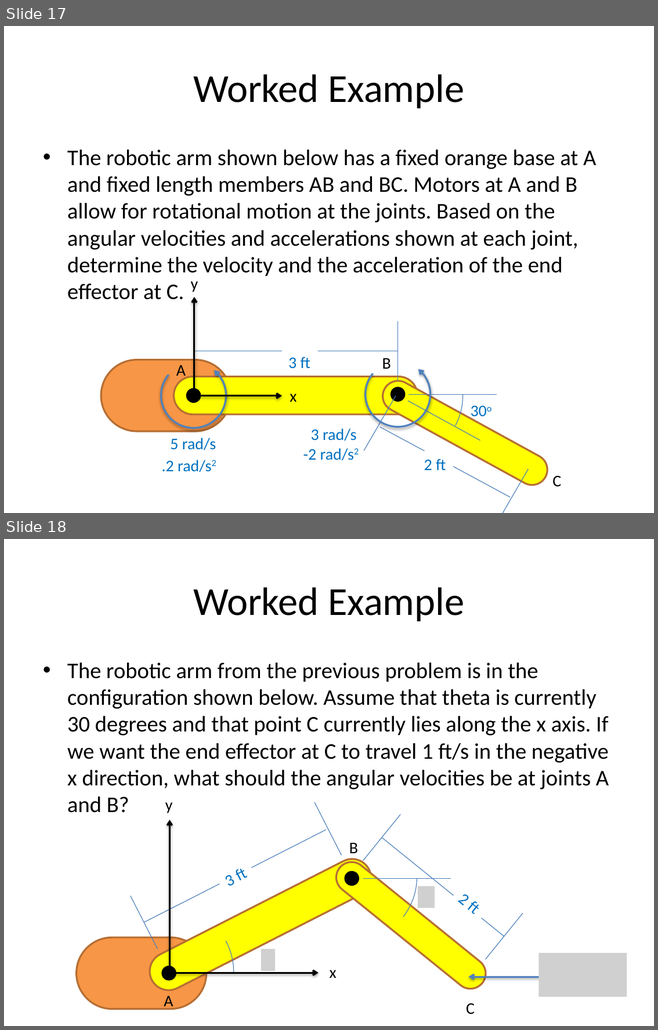
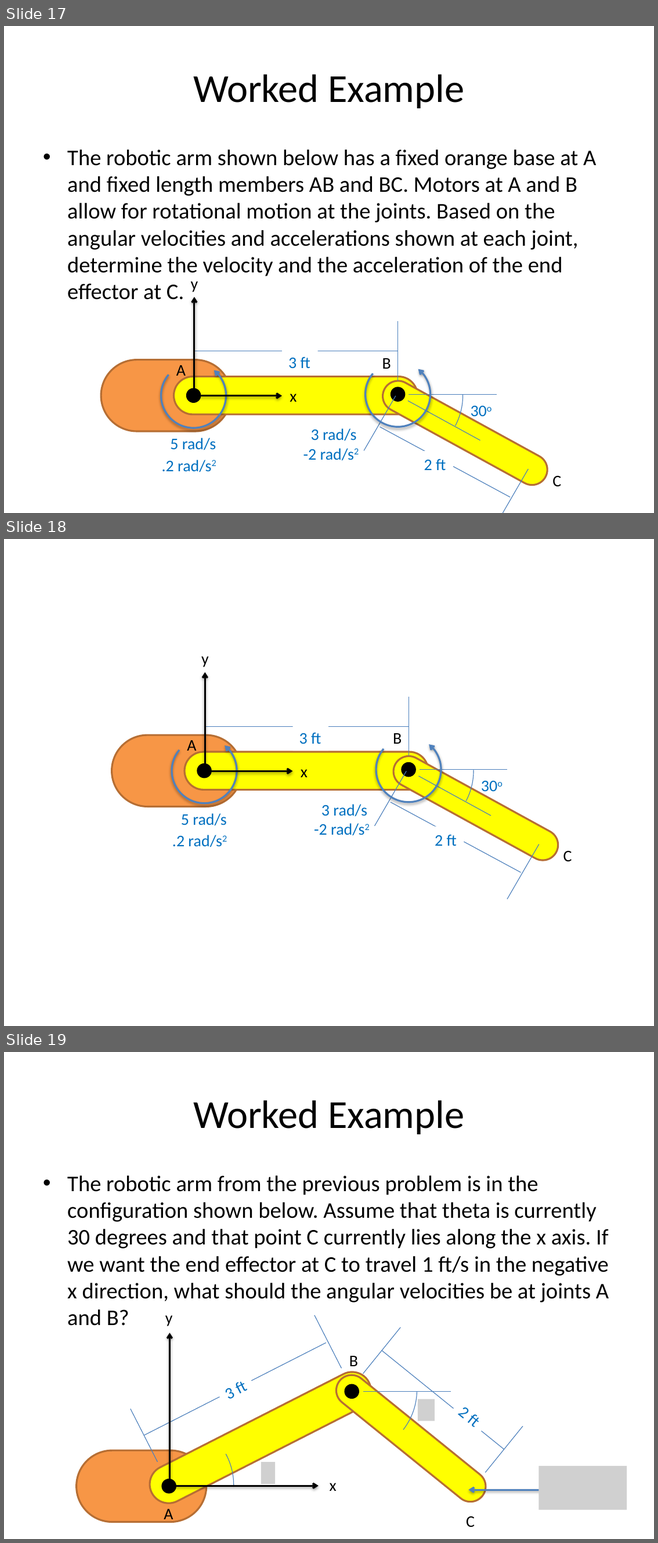
Before and after one commit to JacobMoore/mechanics_textbook, a slide deck: Lecture Slides/VideoLectureSlides/12.6 vector.pptx. Shown one above the other, each under a label of ours: slides 17 and 18 before the commit, slides 17, 18 and 19 after it. The pictures are 658x1030 and 658x1543 pixels, drawn with LibreOffice and Linux fonts; fonts in the diff are those of the drawing; grey boxes stand for pictures. Boxes give left, top, right and bottom in pixels: in the first picture for what was removed or moved away, otherwise in the second. Text is boxed around its words. In the diff, an @@ line names an element or a change of style, - is before the commit and + after.

Commit message:
New video lecture slides for kinematics (12.6, 12.7, 12.8)

```diff
--- a/Lecture Slides/VideoLectureSlides/12.6 vector.pptx
+++ b/Lecture Slides/VideoLectureSlides/12.6 vector.pptx
@@ slide 18 added at (4,539,654,1026), background #FFFFFF @@
@@ text added at (201,656,209,667), 18 pt, text #000000 @@
+y
@@ arrow added from (205, 772) to (205, 672), #000000 2 pt @@
@@ line added from (204, 756) to (204, 697), #4B7EBC 0.75 pt @@
@@ arc (boxed as its full ellipse) added at (343,706,473,836), outline #4B7EBC 0.75 pt @@
@@ line added from (408, 756) to (408, 697), #4B7EBC 0.75 pt @@
@@ line added from (204, 726) to (408, 726), #4B7EBC 0.75 pt @@
@@ rounded rectangle added at (112,735,242,806), fill #F79646, outline #B76F34 2 pt @@
@@ arc (boxed as its full ellipse) added at (172,739,237,803), outline #4F81BD 2 pt @@
@@ text added at (187,740,196,755), 18 pt, text #000000 @@
+A
@@ text added at (299,732,321,744), 18 pt, text #0070C0 @@
+3 ft
@@ arc (boxed as its full ellipse) added at (376,737,441,802), outline #4F81BD 2 pt @@
@@ text added at (393,733,401,744), 18 pt, text #000000 @@
+B
@@ rounded rectangle added at (184,752,428,790), fill #FFFF00, outline #B76F34 2 pt @@
@@ rounded rectangle added at (198,765,210,777), fill #000000, outline #000000 2 pt @@
@@ rounded rectangle added at (388,751,563,866), fill #FFFF00, outline #B76F34 2 pt @@
@@ rounded rectangle added at (401,763,415,776), fill #000000, outline #000000 2 pt @@
@@ arrow added from (205, 771) to (292, 771), #000000 2 pt @@
@@ text added at (300,769,307,777), 18 pt, text #000000 @@
+x
@@ line added from (374, 826) to (406, 771), #4B7EBC 0.75 pt @@
@@ line added from (419, 776) to (491, 816), #4B7EBC 0.75 pt @@
@@ line added from (419, 770) to (507, 770), #4B7EBC 0.75 pt @@
@@ text added at (474,772,510,798), 18 pt, text #0070C0 @@
+30o
@@ text added at (181,813,227,826), 18 pt, text #0070C0 @@
+5 rad/s
@@ text added at (321,804,367,816), 18 pt, text #0070C0 @@
+3 rad/s
@@ line added from (390, 802) to (520, 873), #4B7EBC 0.75 pt @@
@@ text added at (314,823,365,836), 18 pt, text #0070C0 @@
+-2 rad/s2
@@ text added at (434,834,456,846), 18 pt, text #0070C0 @@
+2 ft
@@ text added at (172,835,222,848), 18 pt, text #0070C0 @@
+.2 rad/s2
@@ line added from (507, 900) to (539, 844), #4B7EBC 0.75 pt @@
@@ text added at (563,851,572,861), 18 pt, text #000000 @@
+C
@@ what was slide 18 is now slide 19 @@
```
Also in this commit, not shown: 6 other files.
